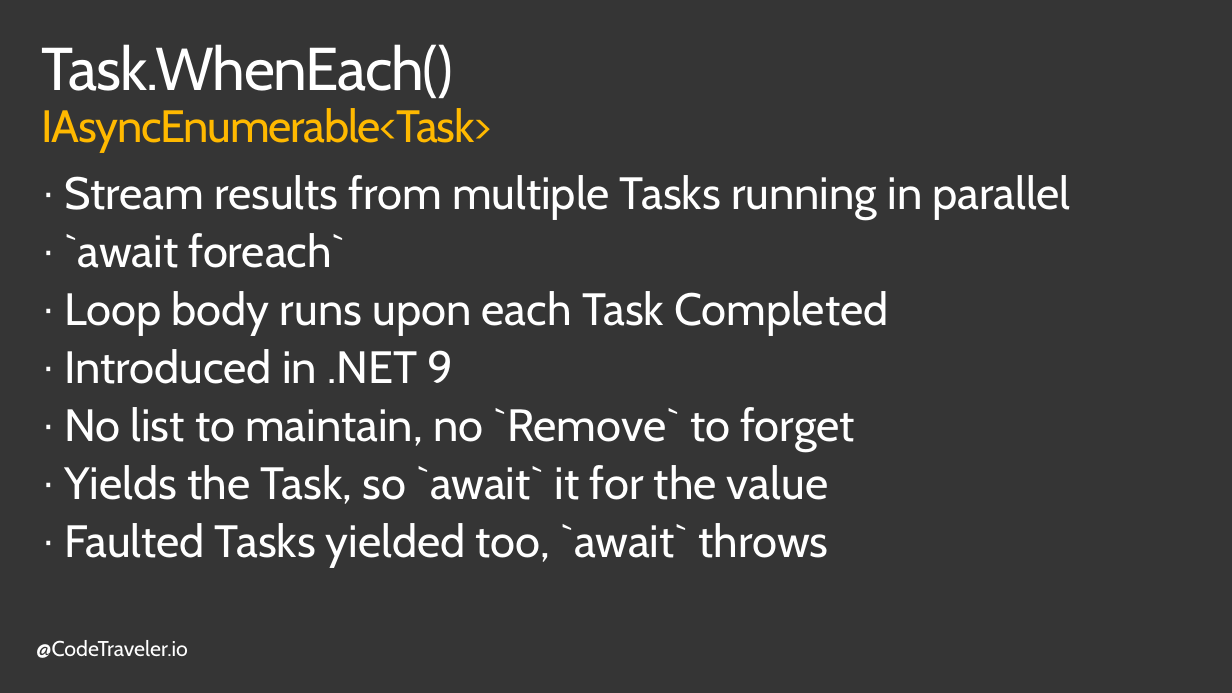
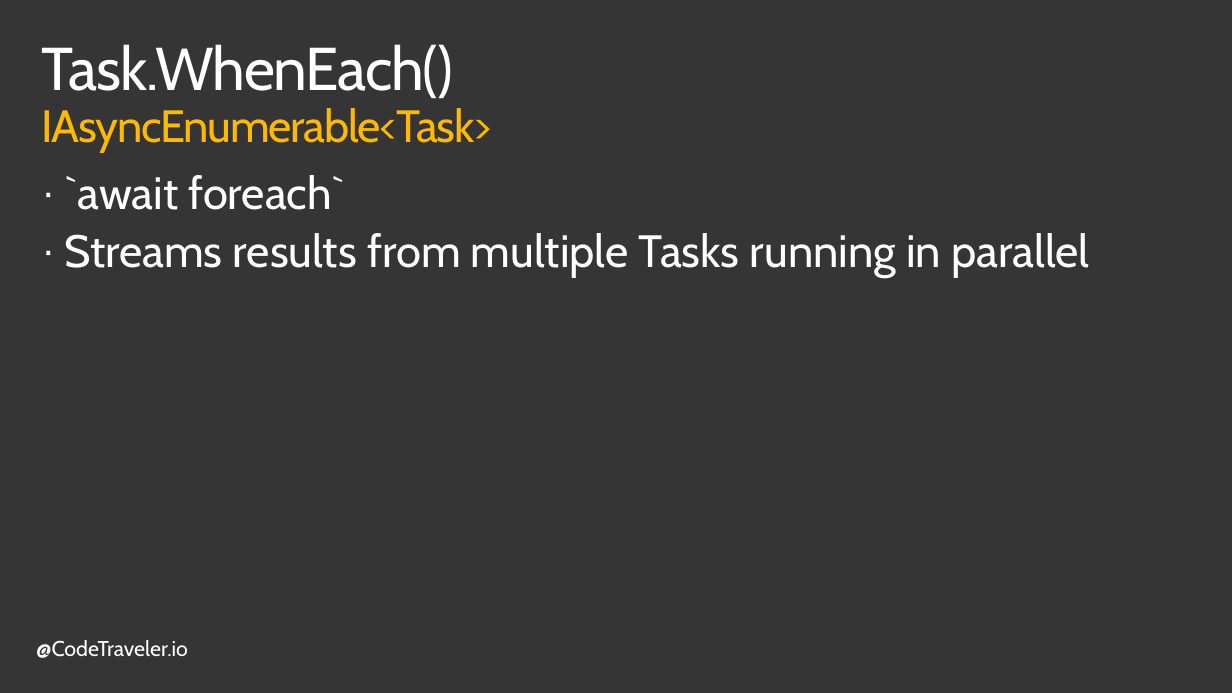
Before and after one commit to TheCodeTraveler/BecomeAnExpertWithAsyncAwait, a slide deck: slide 12 of 6. Coordinating Multiple Tasks/CoordinatingTasks.pptx. Drawn at 1232x693 pixels with LibreOffice and Linux fonts; fonts in the diff are those of the drawing; background and template pictures are left out. Boxes give left, top, right and bottom in pixels: in the first picture for what was removed or moved away, otherwise in the second. Text is boxed around its words. In the diff, an @@ line names an element or a change of style, - is before the commit and + after.

```diff
--- a/6. Coordinating Multiple Tasks/CoordinatingTasks.pptx
+++ b/6. Coordinating Multiple Tasks/CoordinatingTasks.pptx
@@ text at [64, 175, 1071, 220]: paragraph removed @@
-· Stream results from multiple Tasks running in parallel
@@ text at [64, 233, 1089, 278]: text changed @@
-· Loop body runs upon each Task Completed
-· Introduced in .NET 9
-· No list to maintain, no `Remove` to forget
-· Yields the Task, so `await` it for the value
-· Faulted Tasks yielded too, `await` throws
+· Streams results from multiple Tasks running in parallel
```
Also in this commit, not shown: 5 other slides changed, 1 slide removed.
